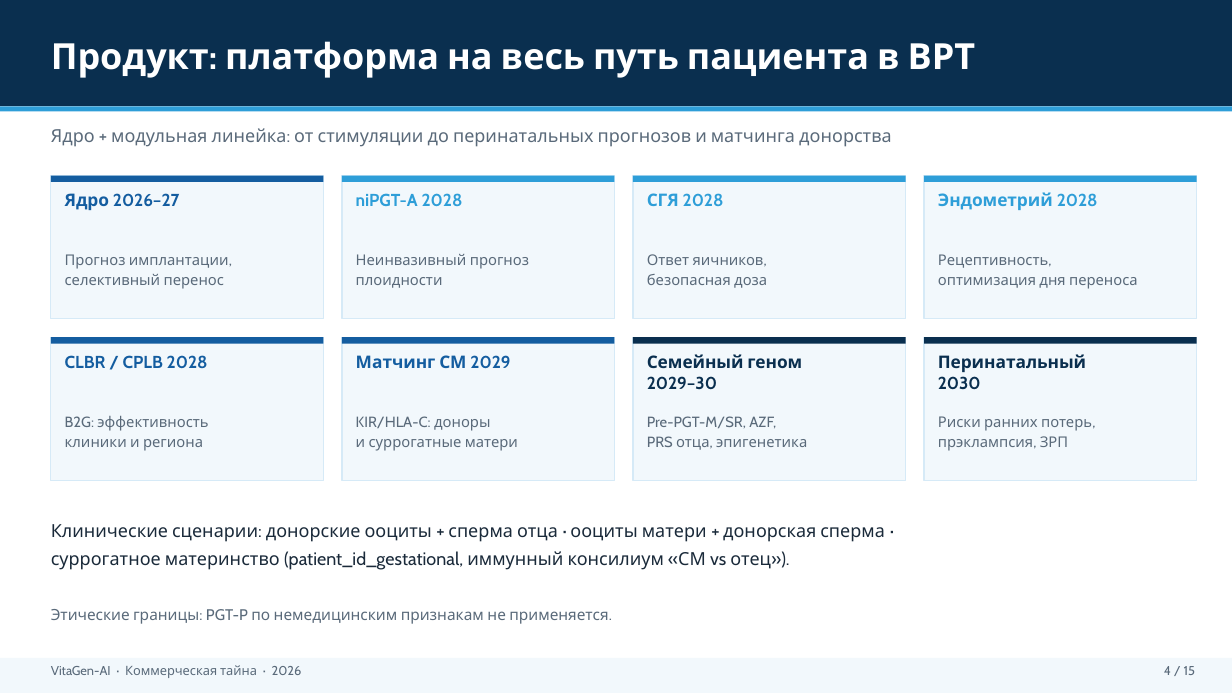
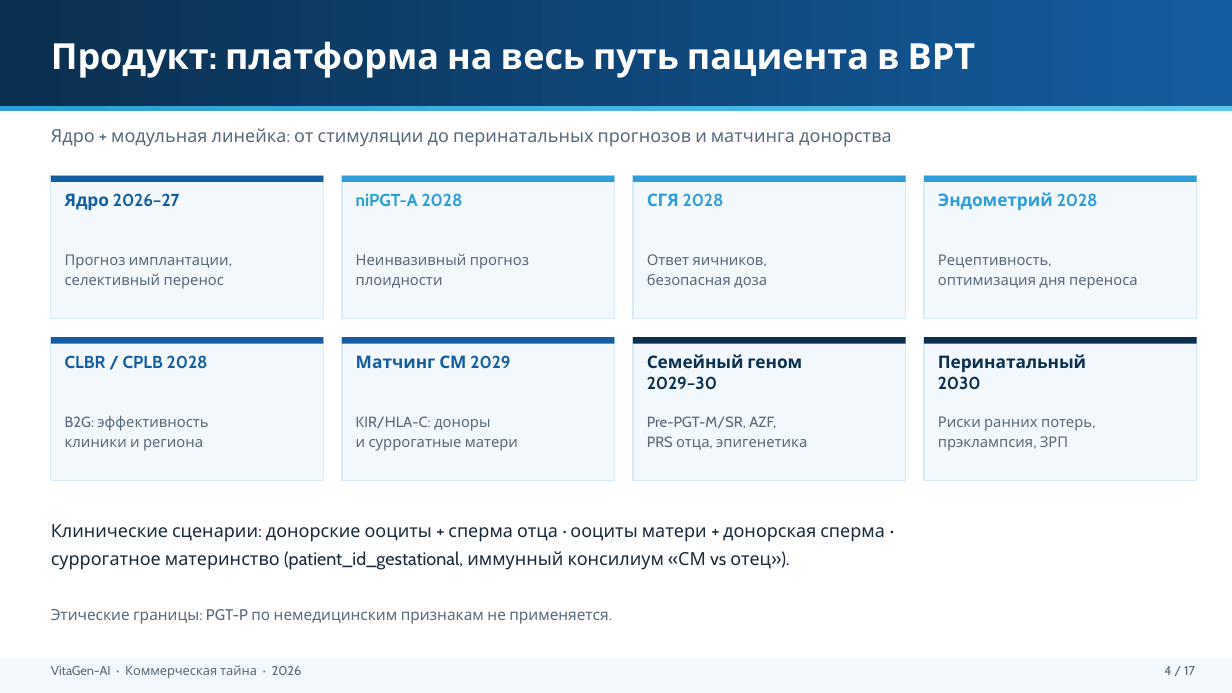
Before and after one commit to Mary-RND/vebinar-ii-analitik-landing, a slide deck: slide 4 of Business plan/Готовые документы/VitaGen_Инвестиционная_презентация.pptx. Drawn at 1232x693 pixels with LibreOffice and Linux fonts; fonts in the diff are those of the drawing. Boxes give left, top, right and bottom in pixels: in the first picture for what was removed or moved away, otherwise in the second. Text is boxed around its words. In the diff, an @@ line names an element or a change of style, - is before the commit and + after.

```diff
--- a/Business plan/Готовые документы/VitaGen_Инвестиционная_презентация.pptx
+++ b/Business plan/Готовые документы/VitaGen_Инвестиционная_презентация.pptx
@@ rectangle at [0, 0, 1232, 106]: fill #0A2F4F to gradient #0A2F4F to #145DA0 @@
@@ rectangle at [0, 106, 1232, 112]: fill #2E9ED8 to gradient #2E9ED8 to #5BC8EA @@
@@ text at [1164, 666, 1195, 675]: text changed @@
-4 / 15
+4 / 17
```
Also in this commit, not shown: 14 other slides changed, 2 slides added, 11 other files.
